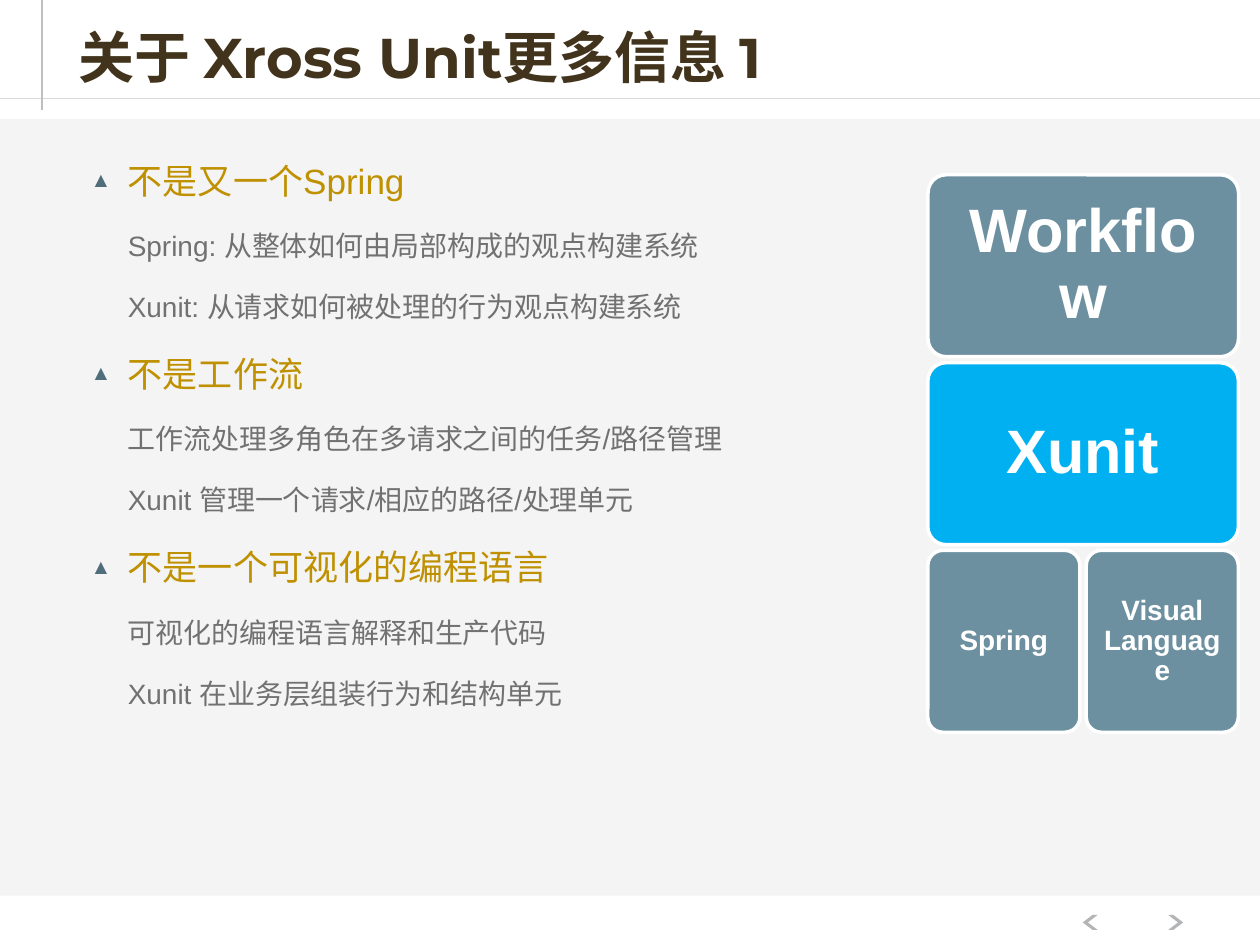
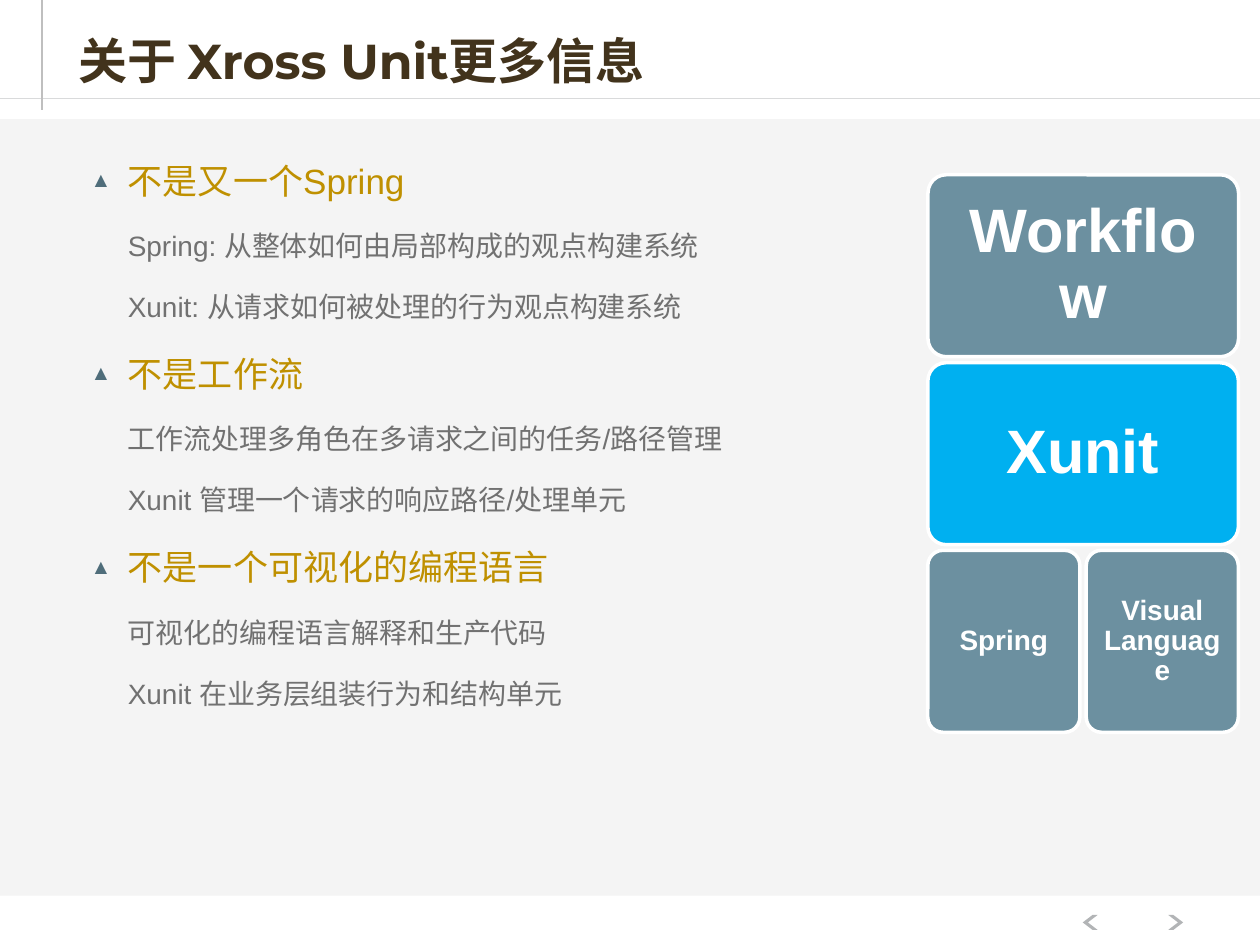
Before and after one commit to hejiehui/xross-tools-installer, a slide deck: slide 22 of doc/X-Series - 中文.pptx (slide 10 before the commit). Drawn at 1260x945 pixels with LibreOffice and Linux fonts; fonts in the diff are those of the drawing. Boxes give left, top, right and bottom in pixels: in the first picture for what was removed or moved away, otherwise in the second. Text is boxed around its words. In the diff, an @@ line names an element or a change of style, - is before the commit and + after.

```diff
--- a/doc/X-Series - 中文.pptx
+++ b/doc/X-Series - 中文.pptx
@@ title at (x1=78, y1=37, x2=644, y2=84): text changed; size 32 to 28 pt @@
-关于 Xross Unit更多信息 1
+关于 Xross Unit更多信息
@@ text at (x1=128, y1=486, x2=626, y2=512): text changed @@
-    Xunit 管理一个请求/相应的路径/处理单元
+    Xunit 管理一个请求的响应路径/处理单元
```
Also in this commit, not shown: 26 other slides changed, 18 slides added, 3 slides removed.
